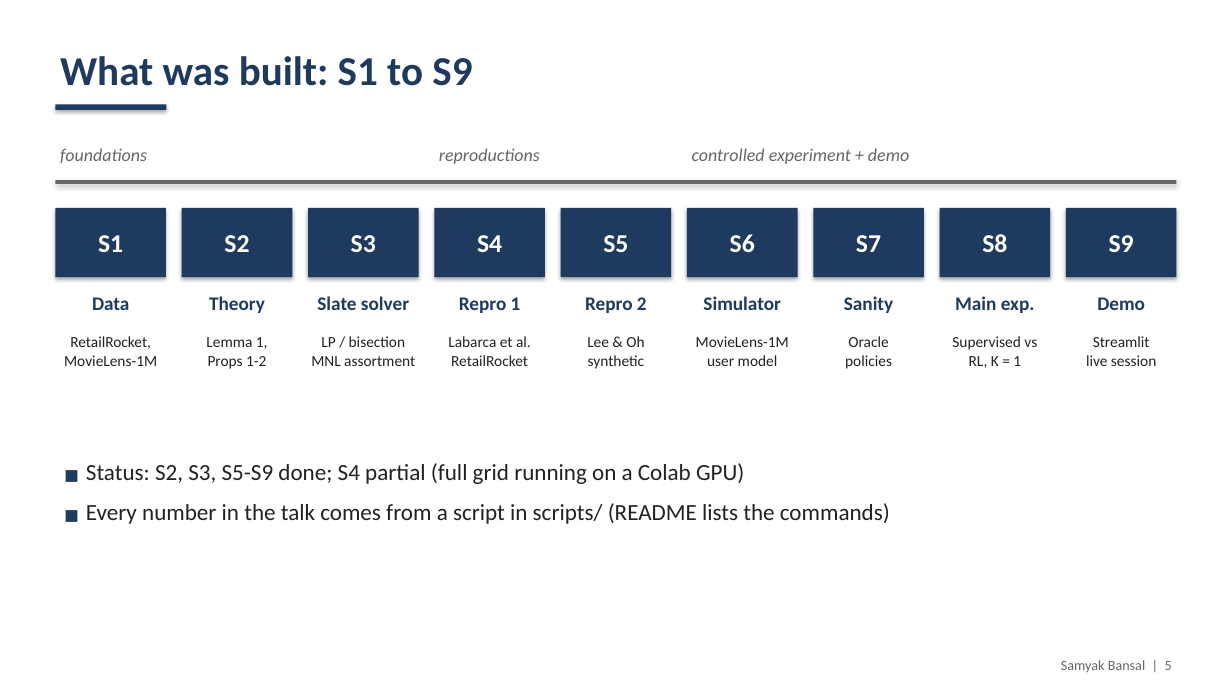
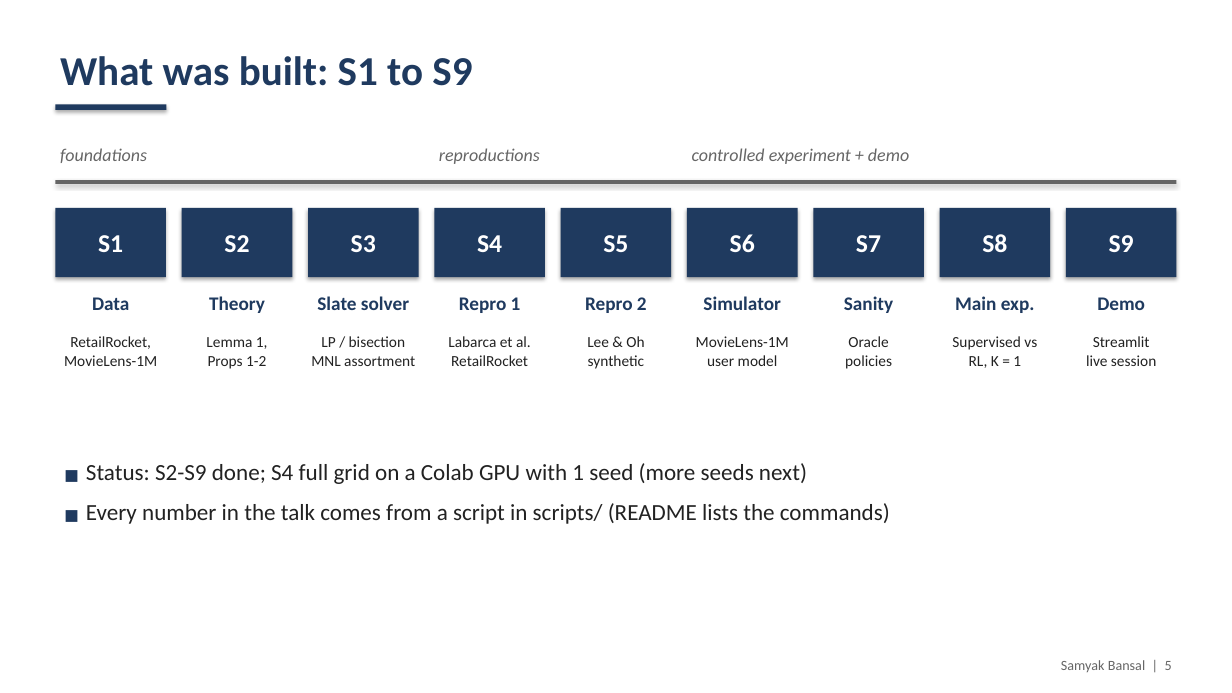
Before and after one commit to samyakbansal5-eng/rl-seqrec, a slide deck: slide 5 of report/midsem_slides.pptx. Drawn at 1232x693 pixels with LibreOffice and Linux fonts; fonts in the diff are those of the drawing. Boxes give left, top, right and bottom in pixels: in the first picture for what was removed or moved away, otherwise in the second. Text is boxed around its words. In the diff, an @@ line names an element or a change of style, - is before the commit and + after.

```diff
--- a/report/midsem_slides.pptx
+++ b/report/midsem_slides.pptx
@@ text at [86,463,807,484]: text changed @@
-■ Status: S2, S3, S5-S9 done; S4 partial (full grid running on a Colab GPU)
+■ Status: S2-S9 done; S4 full grid on a Colab GPU with 1 seed (more seeds next)
```
Also in this commit, not shown: 2 other slides changed, 17 other files.
